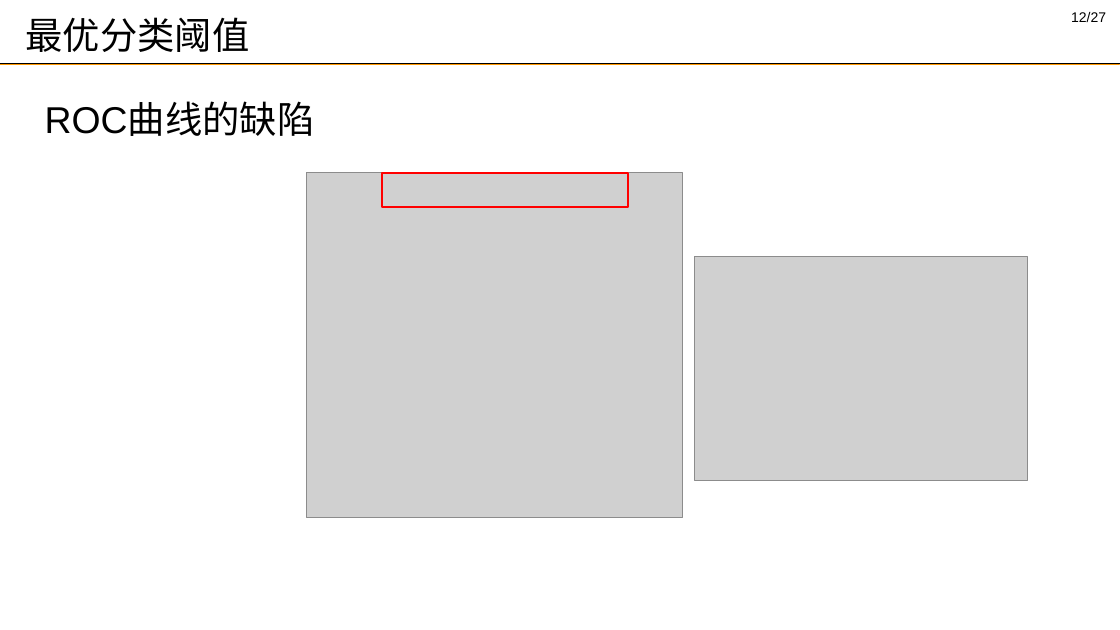
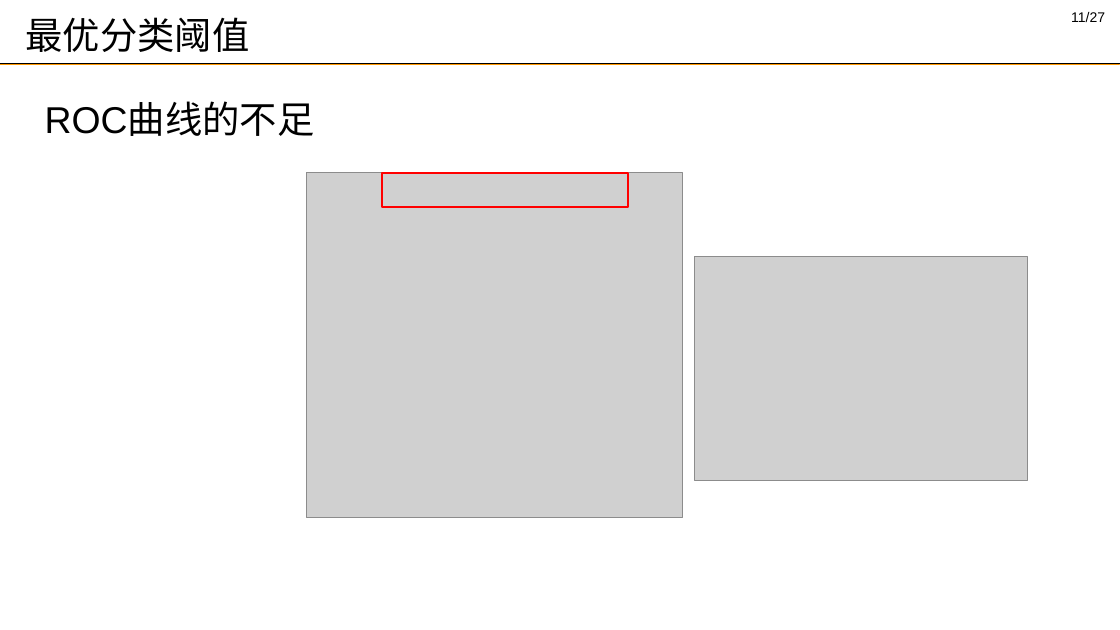
Before and after one commit to DMRookie/finaldesign, a slide deck: slide 11 of 答辩_谢思发_2.pptx (slide 12 before the commit). Drawn at 1120x630 pixels with LibreOffice and Linux fonts; fonts in the diff are those of the drawing; grey boxes stand for pictures; background and template pictures are left out. Boxes give left, top, right and bottom in pixels: in the first picture for what was removed or moved away, otherwise in the second. Text is boxed around its words. In the diff, an @@ line names an element or a change of style, - is before the commit and + after.

```diff
--- a/答辩_谢思发_2.pptx
+++ b/答辩_谢思发_2.pptx
@@ page number at (1071, 12, 1105, 22): text changed @@
-12/27
+11/27
@@ text at (45, 104, 315, 136): text changed @@
-ROC曲线的缺陷
+ROC曲线的不足
```
Also in this commit, not shown: 9 other slides changed, 1 slide added, 2 slides removed, 1 other file.
